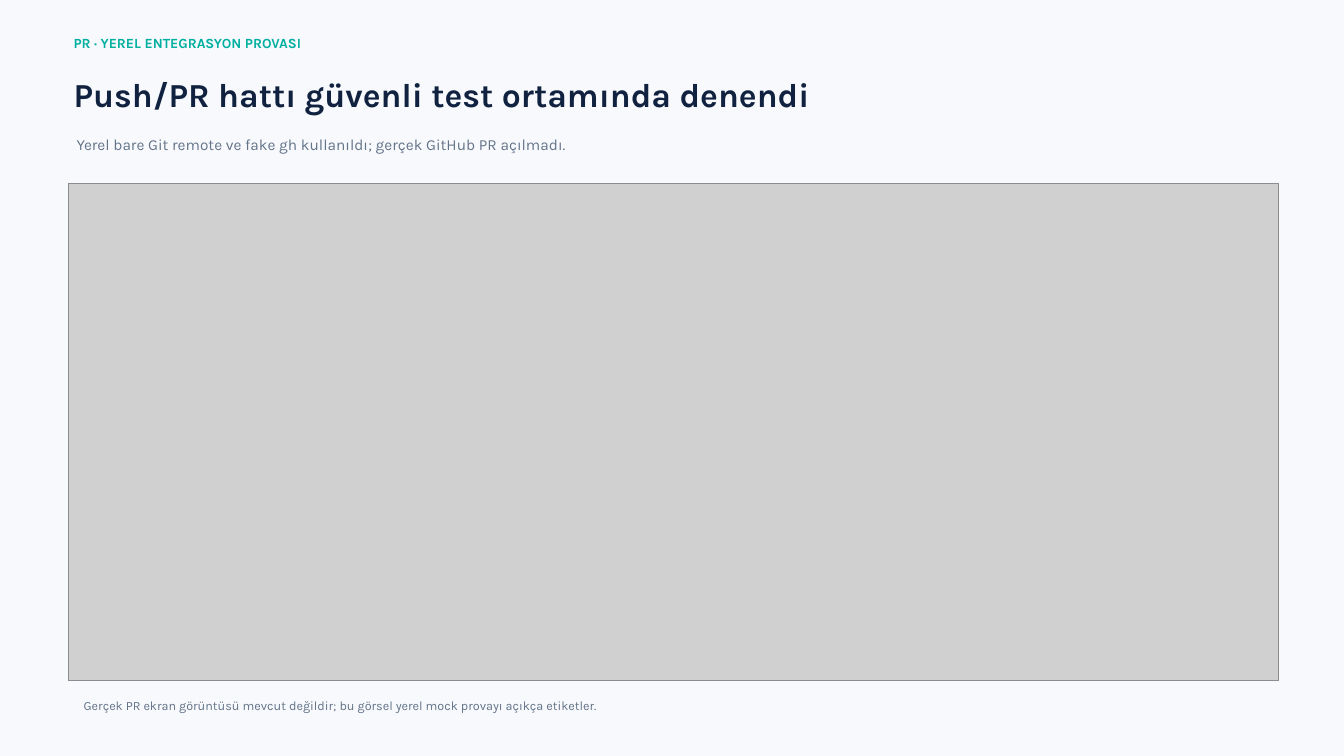
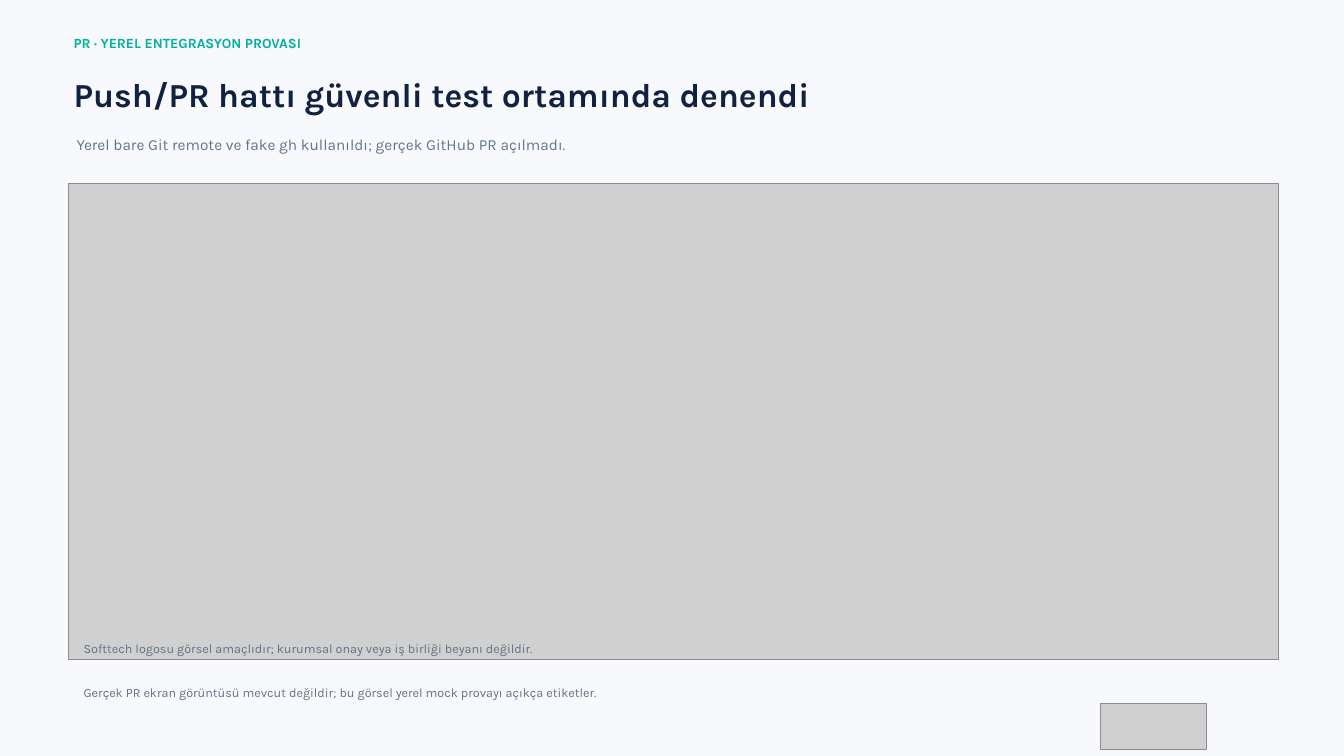
Before and after one commit to mehmetdenizersoy-code/MevzuatAgent, a slide deck: slide 26 of docs/MevzuAI_Sunum_Guncel.pptx. Drawn at 1344x756 pixels with LibreOffice and Linux fonts; fonts in the diff are those of the drawing; grey boxes stand for pictures. Boxes give left, top, right and bottom in pixels: in the first picture for what was removed or moved away, otherwise in the second. Text is boxed around its words. In the diff, an @@ line names an element or a change of style, - is before the commit and + after.

```diff
--- a/docs/MevzuAI_Sunum_Guncel.pptx
+++ b/docs/MevzuAI_Sunum_Guncel.pptx
@@ picture: place and size @@
-picture at [69,184,1278,681]
+picture at [69,184,1278,659]
@@ text added at [84,644,532,656], 9 pt, text #637389 @@
+Softtech logosu görsel amaçlıdır; kurumsal onay veya iş birliği beyanı değildir.
@@ text "Gerçek PR ekran görüntüsü mevcut ...": place and size @@
-text "Gerçek PR ekran görüntüsü mevcut ..." at [84,701,596,713]
+text "Gerçek PR ekran görüntüsü mevcut ..." at [84,688,596,700]
@@ picture added at [1101,704,1207,750] @@
```
Also in this commit, not shown: 25 other slides changed, 6 other files.
